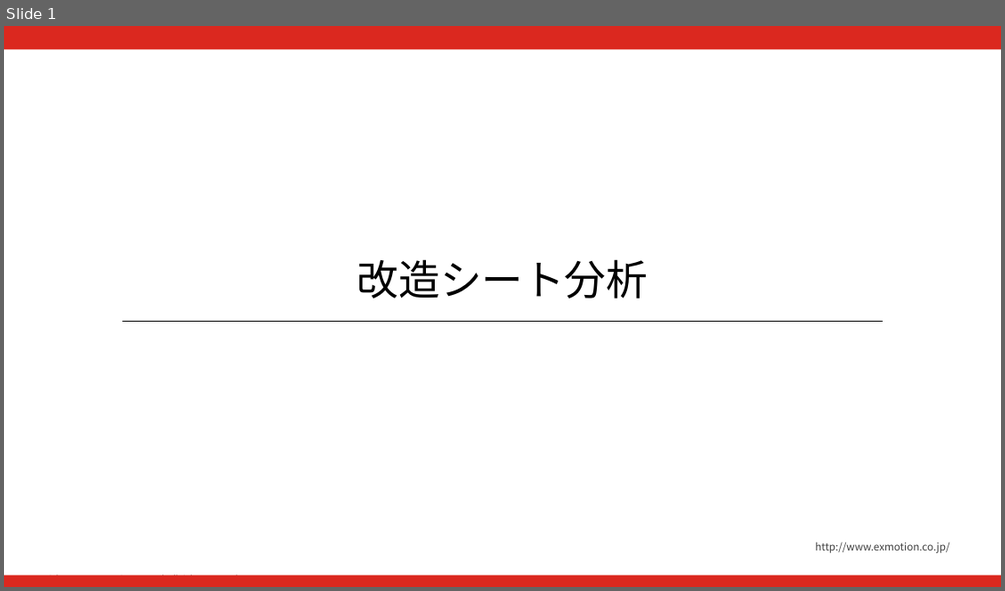
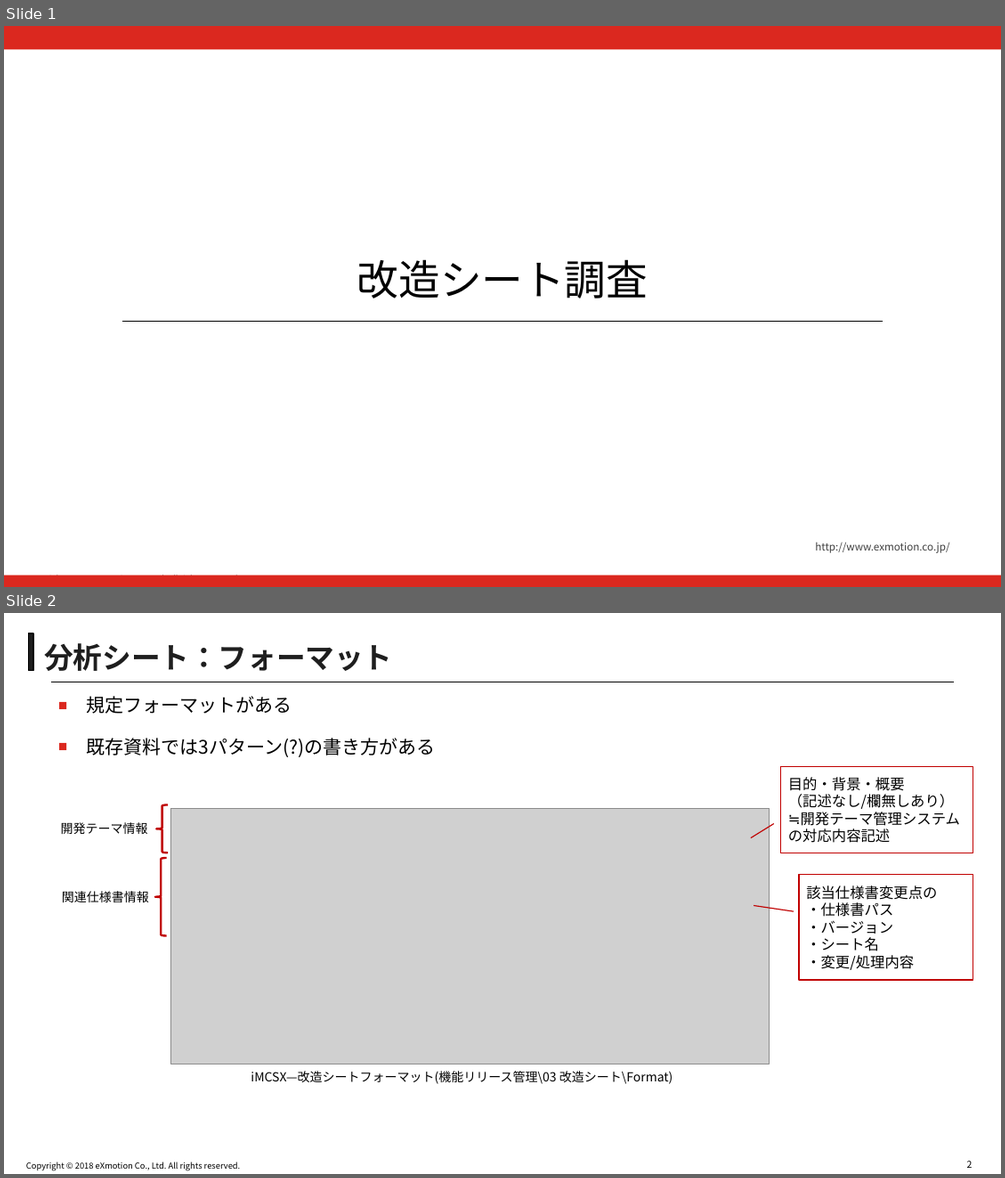
Before and after one commit to akirasueyoshi/nikon_work, a slide deck: 改造シート_exmPC.pptx. Shown one above the other, each under a label of ours: slide 1 before the commit, slides 1 and 2 after it. The pictures are 1005x591 and 1005x1178 pixels, drawn with LibreOffice and Linux fonts; fonts in the diff are those of the drawing; grey boxes stand for pictures; background and template pictures are left out. Boxes give left, top, right and bottom in pixels: in the first picture for what was removed or moved away, otherwise in the second. Text is boxed around its words. In the diff, an @@ line names an element or a change of style, - is before the commit and + after.

```diff
--- a/改造シート_exmPC.pptx
+++ b/改造シート_exmPC.pptx
@@ slide 2 added at (4, 613, 1001, 1174), background #FFFFFF; not listed: 1 template element that a slide beside it also shows @@
@@ rectangle added at (29, 634, 34, 671), fill #1E1E1E, outline #000000 1.5 pt @@
@@ title added at (44, 643, 392, 671), 28 pt, text #1E1E1E, bold @@
+分析シート：フォーマット
@@ line added from (51, 682) to (954, 682), #000000 0.75 pt @@
@@ text added at (87, 696, 436, 757), 18 pt, text #000000 @@
+■ 規定フォーマットがある
+■ 既存資料では3パターン(?)の書き方がある
@@ border callout added at (781, 767, 973, 853), fill #FFFFFF, outline #C00000 1 pt, 14 pt, text #000000 @@
+目的・背景・概要
+（記述なし/欄無しあり）
+≒開発テーマ管理システムの対応内容記述
@@ text added at (61, 822, 148, 834), 12 pt, text #000000 @@
+開発テーマ情報
@@ left brace added at (156, 805, 168, 853), outline #C00000 2 pt @@
@@ picture added at (170, 808, 769, 1064) @@
@@ left brace added at (155, 858, 166, 935), outline #C00000 2 pt @@
@@ border callout added at (799, 875, 972, 981), fill #FFFFFF, outline #C00000 1 pt, 14 pt, text #000000 @@
+該当仕様書変更点の
+・仕様書パス
+・バージョン
+・シート名
+・変更/処理内容
@@ text added at (62, 891, 149, 902), 12 pt, text #000000 @@
+関連仕様書情報
@@ text added at (251, 1070, 673, 1084), 12 pt, text #000000 @@
+iMCSX—改造シートフォーマット(機能リリース管理\03 改造シート\Format)
@@ page number added at (967, 1160, 972, 1167), 9 pt, text #000000 @@
+2
@@ slide 1 changed as well @@
@@ title at (357, 259, 647, 298): text changed @@
-改造シート分析
+改造シート調査
```
Also in this commit, not shown: 3 other slides changed, 4 other slides added, 1 slide removed.
